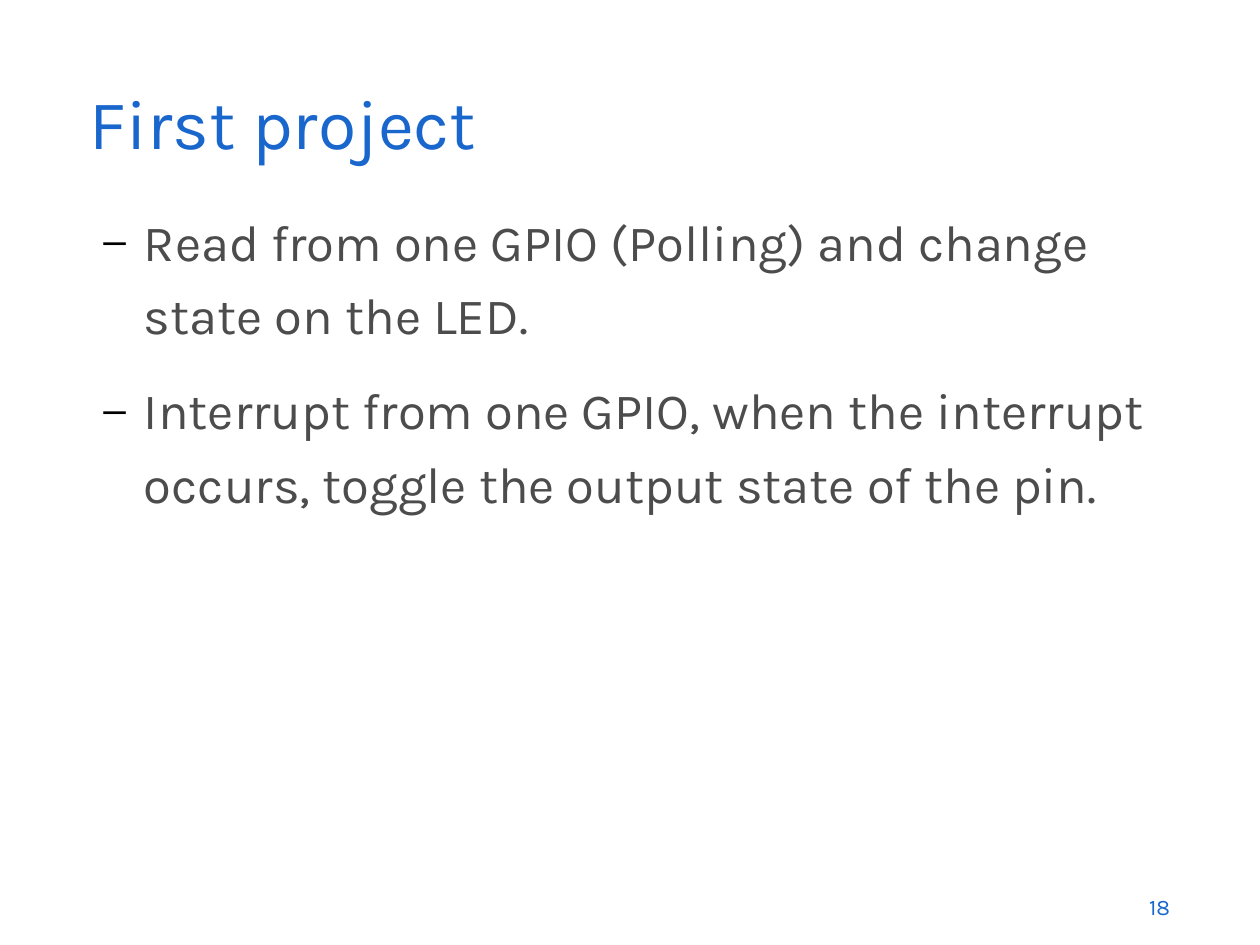
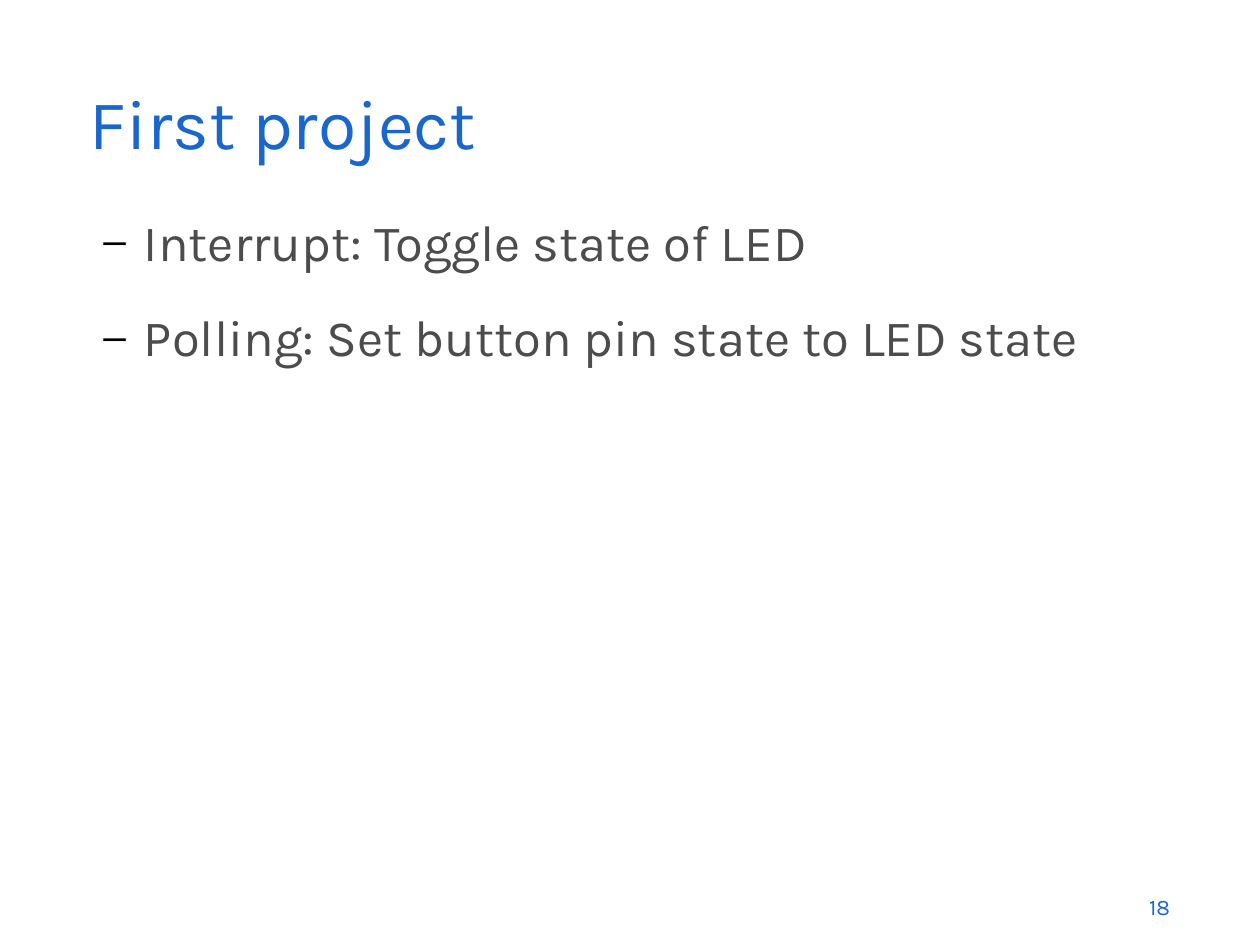
Before and after one commit to exclude-stm32course/Project-1, a slide deck: slide 18 of Docs/newest2.odp. Drawn at 1260x945 pixels with LibreOffice and Linux fonts; fonts in the diff are those of the drawing; background and template pictures are left out. Boxes give left, top, right and bottom in pixels: in the first picture for what was removed or moved away, otherwise in the second. Text is boxed around its words. In the diff, an @@ line names an element or a change of style, - is before the commit and + after.

Commit message:
new

```diff
--- a/Docs/newest2.odp
+++ b/Docs/newest2.odp
@@ text at [144, 226, 1078, 368]: text changed @@
-– Read from one GPIO (Polling) and change state on the LED.
-– Interrupt from one GPIO, when the interrupt occurs, toggle the output state of the pin.
+– Interrupt: Toggle state of LED
+– Polling: Set button pin state to LED state
```
Also in this commit, not shown: 2 other slides changed.
